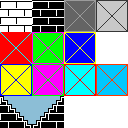
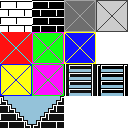
Before/after of a (128, 128) layered artwork. What changed in the layer stack:
painted on "tileSheet.png" over [0, 0, 128, 128]
